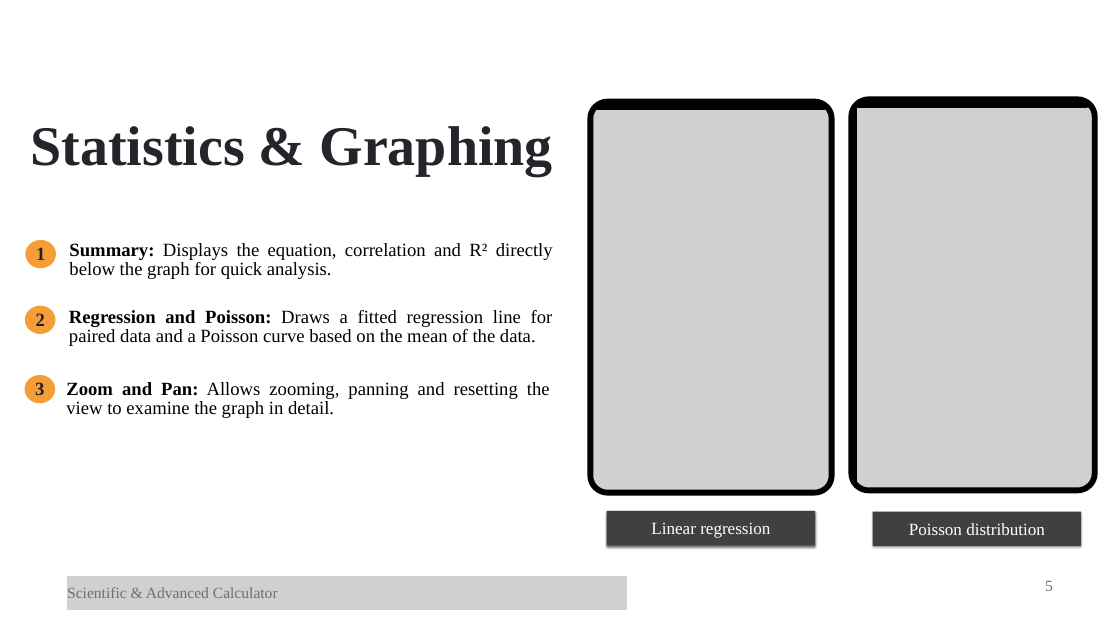
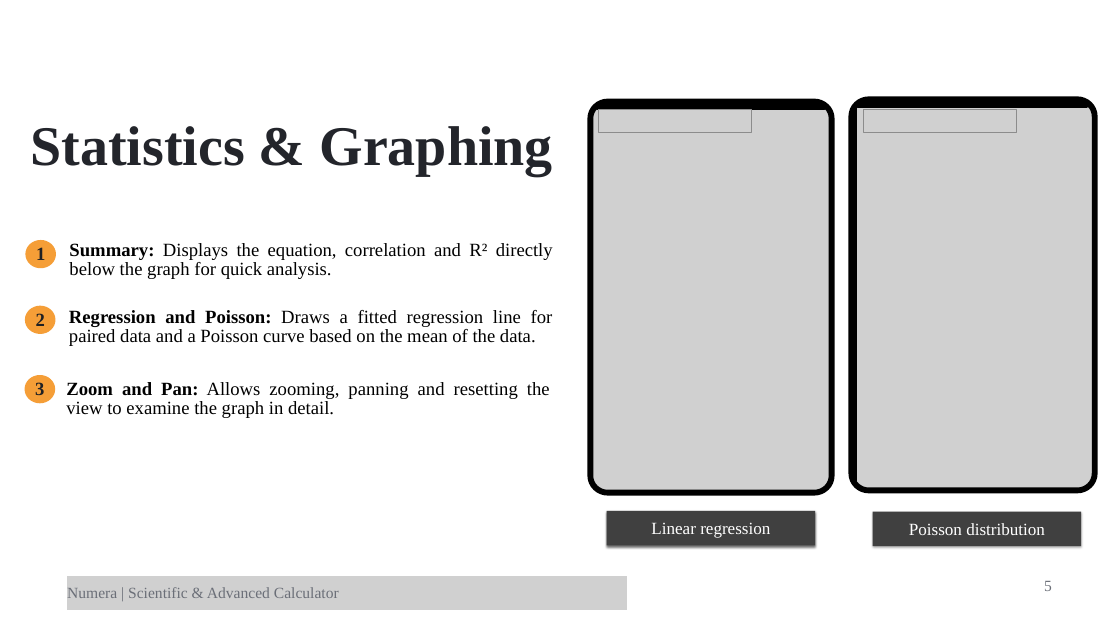
Before and after one commit to Aditi020/Numera, a slide deck: slide 5 of docs/Calculator.pptx. Drawn at 1120x630 pixels with LibreOffice and Linux fonts; fonts in the diff are those of the drawing; grey boxes stand for pictures. Boxes give left, top, right and bottom in pixels: in the first picture for what was removed or moved away, otherwise in the second. Text is boxed around its words. In the diff, an @@ line names an element or a change of style, - is before the commit and + after.

Commit message:
Added Refrences to presentation and Gave a title to my calculator

```diff
--- a/docs/Calculator.pptx
+++ b/docs/Calculator.pptx
@@ picture added at (599, 110, 752, 133) @@
@@ picture added at (864, 110, 1016, 133) @@
@@ text at (67, 587, 339, 598): text changed @@
-Scientific & Advanced Calculator
+Numera | Scientific & Advanced Calculator
```
Also in this commit, not shown: 6 other slides changed, 1 slide added, 3 other files.
